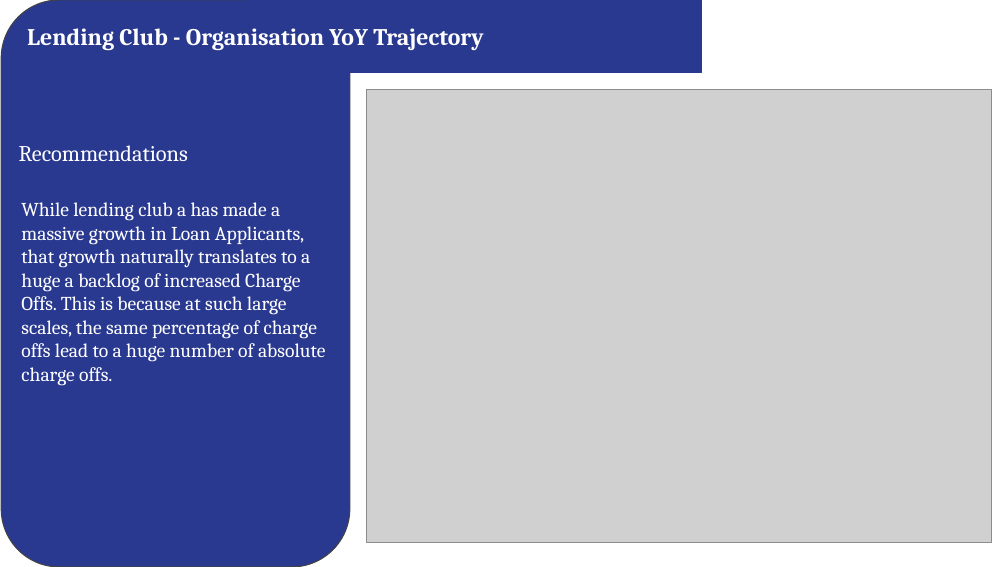
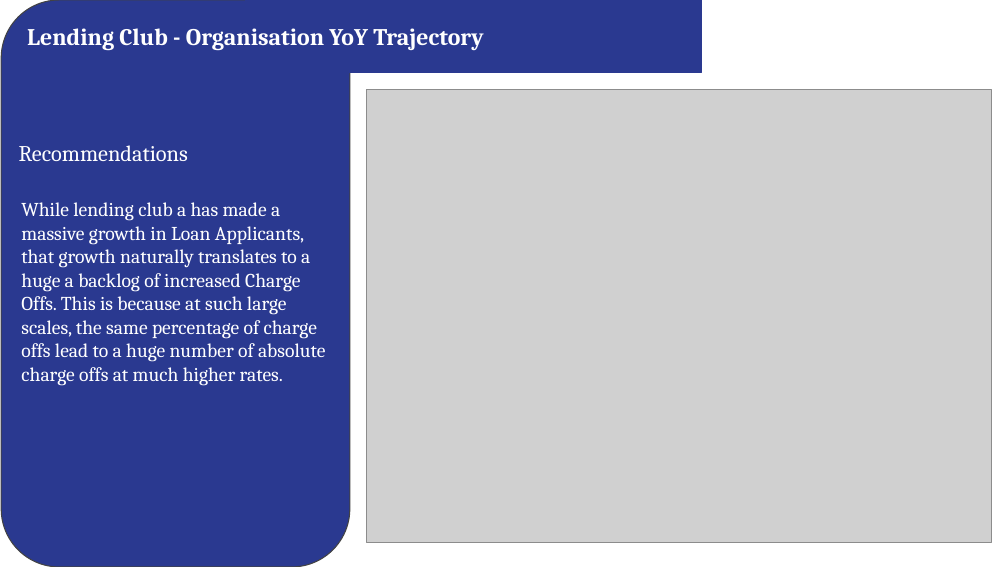
Before and after one commit to abhinavt0681/LendingClubCaseStudy, a slide deck: slide 7 of Group_Facilitator_AbhinavTyagi.pptx. Drawn at 1008x567 pixels with LibreOffice and Linux fonts; fonts in the diff are those of the drawing; grey boxes stand for pictures. Boxes give left, top, right and bottom in pixels: in the first picture for what was removed or moved away, otherwise in the second. Text is boxed around its words. In the diff, an @@ line names an element or a change of style, - is before the commit and + after.

```diff
--- a/Group_Facilitator_AbhinavTyagi.pptx
+++ b/Group_Facilitator_AbhinavTyagi.pptx
@@ text at [21,202,325,386]: text changed @@
-While lending club a has made a massive growth in Loan Applicants, that growth naturally translates to a huge a backlog of increased Charge Offs. This is because at such large scales, the same percentage of charge offs lead to a huge number of absolute charge offs.
+While lending club a has made a massive growth in Loan Applicants, that growth naturally translates to a huge a backlog of increased Charge Offs. This is because at such large scales, the same percentage of charge offs lead to a huge number of absolute charge offs at much higher rates.
```
Also in this commit, not shown: 7 other slides changed, 1 other file.
